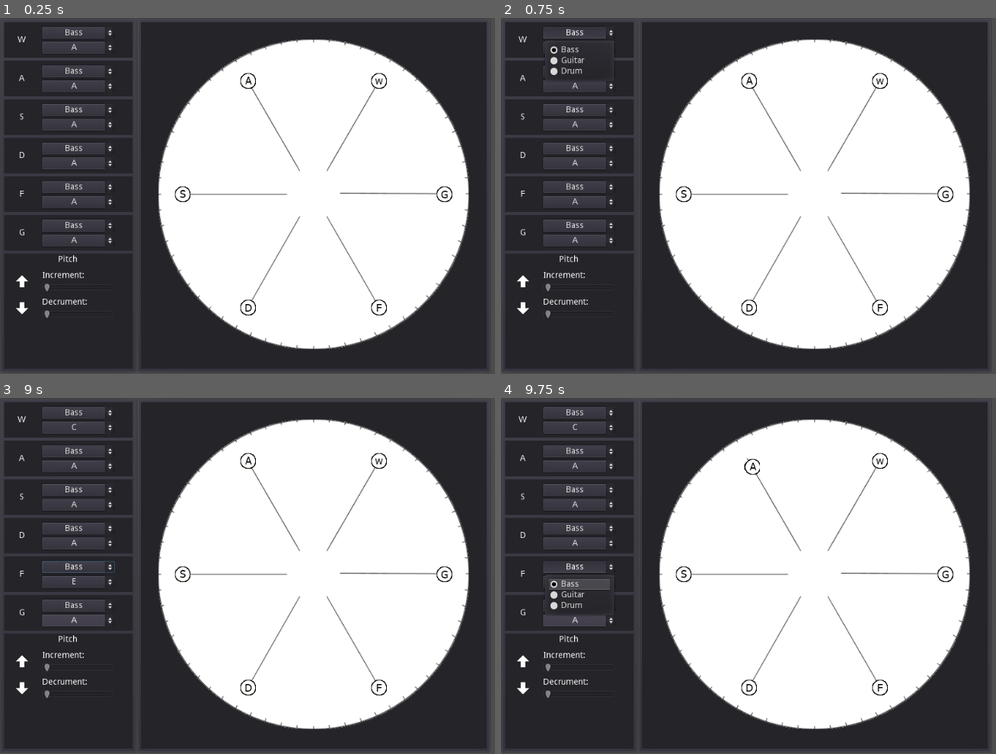
Above: before the commit, frames 1-4 (two rows, left to right).
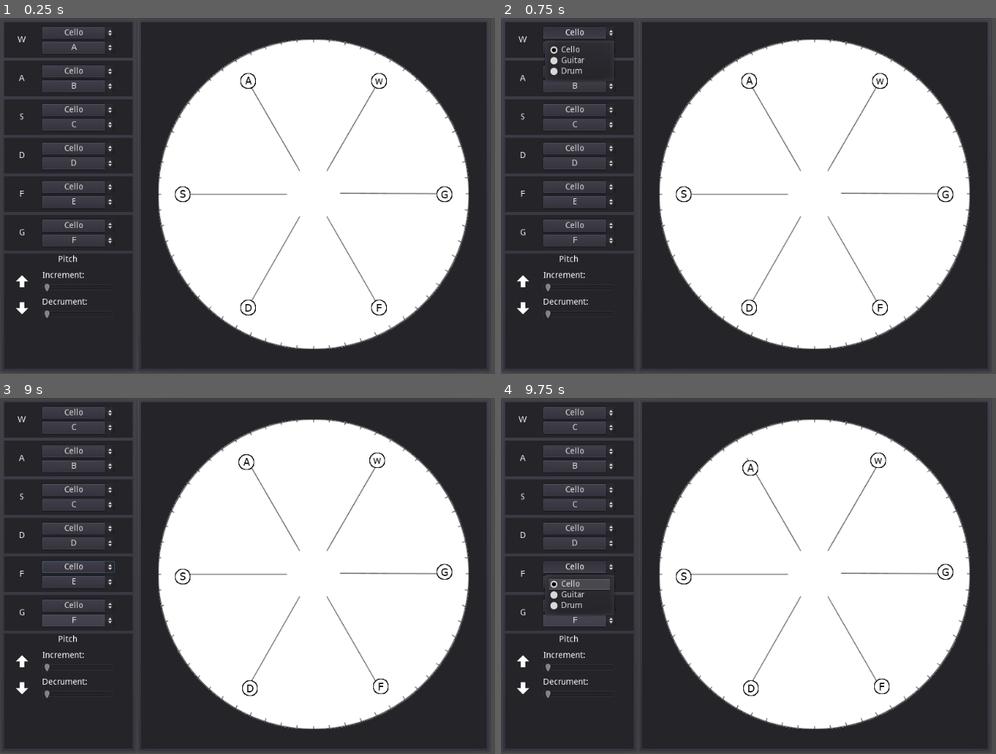
Above: after the commit, the same moments.

Repository: elijahsantiago/meet-your-makey
Game: Godot game, scene res://Main Scene.tscn
Two runs of this game, one before a commit and one after it. Both use one fixed random seed, a clock stepped at 60 frames per second and the inputs below.
Inputs (mouse positions are in pixels of both pictures, inside the frame that each line leads up to):
- Up to frame 1 (0.25 s): no input
- Up to frame 2 (0.75 s): click (580, 32) at 0.5 s, where only the run before the commit has a clickable "Bass"
- Up to frame 3 (9 s): click (79, 412) at 1.25 s, where only the run after the commit has a clickable "Cello"; click "A" at 2 s; click (79, 465) at 2.75 s, where only the run after the commit has a clickable "B"; click "C" at 3.5 s; click (79, 543) at 4.25 s, where only the run after the commit has a clickable "D"; click (79, 583) at 5 s, where only the run after the commit has a clickable "E"; click (79, 622) at 5.75 s, where only the run after the commit has a clickable "F"; tap Enter at 6.5 s; hold D 6.53-7.28 s; tap F at 6.6, 8.1 s; hold Down 7.28-8.03 s; tap G at 7.35, 8.85 s; tap Space at 8 s; hold D 8.03-8.78 s; hold Up from 8.78 s (still down)
- Up to frame 4 (9.75 s): tap Enter at 9.5 s; release Up at 9.53 s; hold A from 9.53 s (still down); tap F at 9.6 s

The runs differ from the first frame. In frame 1, 0.3% of the frame differs, in the area x 13-17%, y 2-64%; in frame 2, 0.3%; in frame 3, 0.9%, in the area x 13-92%, y 2-84%; in frame 4, 0.9%.

Commit message:
Updated UI Panel

Diff:
--- a/Godot Synthetic/Project/AudioManager.gd
+++ b/Godot Synthetic/Project/AudioManager.gd
@@ -14,9 +14,20 @@
 onready var key_f = get_tree().get_root().get_node("Root Node/PanelContainer/Panel/Circle Background/Center/F Key");
 onready var key_g = get_tree().get_root().get_node("Root Node/PanelContainer/Panel/Circle Background/Center/G Key");
 
+onready var rotation_node = get_tree().get_root().get_node("Root Node/PanelContainer/Panel/Circle Background/Center");
+
 
 func _input(event):
 	if event is InputEventKey:
+		if event.is_pressed() == true and event.scancode == KEY_UP and not event.echo:
+			if rotation_node.rotation_range < 60:
+				rotation_node.rotation_range += 1;
+
+		if event.is_pressed() == true and event.scancode == KEY_DOWN and not event.echo:
+			if rotation_node.rotation_range > 0:
+				rotation_node.rotation_range -= 1;
+
+
 		if event.is_pressed() == true and event.scancode == KEY_W and not event.echo:
 			key_w.isPressed = true
 			audio_w.play()
--- /dev/null
+++ b/Godot Synthetic/Project/Input Panel.gd
@@ -0,0 +1,19 @@
+extends Panel
+
+onready var instrument_node = get_node("HBoxContainer/MarginContainer/VBoxContainer/OptionButton")
+onready var note_node = get_node("HBoxContainer/MarginContainer/VBoxContainer/OptionButton2")
+
+var instrument
+var note
+var soundFile
+
+# Called when the node enters the scene tree for the first time.
+func _ready():
+	instrument_node.connect("item_selected", self, "_set_value")
+	note_node.connect("item_selected", self, "_set_value")
+	pass
+
+func _set_value(param):
+	instrument = instrument_node.text
+	note = note_node.text
+	soundFile = instrument + note + ".wav"
--- a/Godot Synthetic/Project/UI Panel.tscn
+++ b/Godot Synthetic/Project/UI Panel.tscn
@@ -1,9 +1,11 @@
-[gd_scene load_steps=3 format=2]
-
-[ext_resource path="res://Images/UpArrow.png" type="Texture" id=1]
-[ext_resource path="res://Images/DownArrow.png" type="Texture" id=2]
+[gd_scene load_steps=4 format=2]
+
+[ext_resource path="res://Input Panel.gd" type="Script" id=1]
+[ext_resource path="res://Images/UpArrow.png" type="Texture" id=2]
+[ext_resource path="res://Images/DownArrow.png" type="Texture" id=3]
 
 [node name="Control" type="Control"]
+editor/display_folded = true
 anchor_right = 1.0
 anchor_bottom = 1.0
 margin_left = -2.84399
@@ -12,7 +14,6 @@
 margin_bottom = -1.70642
 
 [node name="Musical Container" type="PanelContainer" parent="."]
-editor/display_folded = true
 margin_left = 2.84399
 margin_top = 2.0
 margin_right = 232.844
@@ -32,6 +33,7 @@
 margin_bottom = 60.0
 rect_min_size = Vector2( 0, 60 )
 size_flags_horizontal = 3
+script = ExtResource( 1 )
 
 [node name="HBoxContainer" type="HBoxContainer" parent="Musical Container/VBoxContainer/W Input Panel"]
 margin_right = 216.0
@@ -78,9 +80,9 @@
 margin_bottom = 28.0
 grow_horizontal = 0
 grow_vertical = 0
-text = "Bass"
-align = 1
-items = [ "Bass", null, false, -1, null, "Guitar", null, false, -1, null, "Drum", null, false, -1, null ]
+text = "Cello"
+align = 1
+items = [ "Cello", null, false, -1, null, "Guitar", null, false, -1, null, "Drum", null, false, -1, null ]
 selected = 0
 
 [node name="OptionButton2" type="OptionButton" parent="Musical Container/VBoxContainer/W Input Panel/HBoxContainer/MarginContainer/VBoxContainer"]
@@ -99,6 +101,7 @@
 margin_bottom = 125.0
 rect_min_size = Vector2( 0, 60 )
 size_flags_horizontal = 3
+script = ExtResource( 1 )
 
 [node name="HBoxContainer" type="HBoxContainer" parent="Musical Container/VBoxContainer/A Input Panel"]
 margin_right = 216.0
@@ -123,7 +126,6 @@
 valign = 1
 
 [node name="MarginContainer" type="MarginContainer" parent="Musical Container/VBoxContainer/A Input Panel/HBoxContainer"]
-editor/display_folded = true
 margin_left = 64.0
 margin_right = 216.0
 margin_bottom = 61.0
@@ -145,19 +147,19 @@
 margin_bottom = 28.0
 grow_horizontal = 0
 grow_vertical = 0
-text = "Bass"
-align = 1
-items = [ "Bass", null, false, -1, null, "Guitar", null, false, -1, null, "Drum", null, false, -1, null ]
+text = "Cello"
+align = 1
+items = [ "Cello", null, false, -1, null, "Guitar", null, false, -1, null, "Drum", null, false, -1, null ]
 selected = 0
 
 [node name="OptionButton2" type="OptionButton" parent="Musical Container/VBoxContainer/A Input Panel/HBoxContainer/MarginContainer/VBoxContainer"]
 margin_top = 33.0
 margin_right = 122.0
 margin_bottom = 53.0
-text = "A"
+text = "B"
 align = 1
 items = [ "A", null, false, -1, null, "B", null, false, -1, null, "C", null, false, -1, null, "D", null, false, -1, null, "E", null, false, -1, null, "F", null, false, -1, null, "G", null, false, -1, null ]
-selected = 0
+selected = 1
 
 [node name="S Input Panel" type="Panel" parent="Musical Container/VBoxContainer"]
 editor/display_folded = true
@@ -166,6 +168,7 @@
 margin_bottom = 190.0
 rect_min_size = Vector2( 0, 60 )
 size_flags_horizontal = 3
+script = ExtResource( 1 )
 
 [node name="HBoxContainer" type="HBoxContainer" parent="Musical Container/VBoxContainer/S Input Panel"]
 margin_right = 216.0
@@ -190,7 +193,6 @@
 valign = 1
 
 [node name="MarginContainer" type="MarginContainer" parent="Musical Container/VBoxContainer/S Input Panel/HBoxContainer"]
-editor/display_folded = true
 margin_left = 64.0
 margin_right = 216.0
 margin_bottom = 61.0
@@ -212,19 +214,19 @@
 margin_bottom = 28.0
 grow_horizontal = 0
 grow_vertical = 0
-text = "Bass"
-align = 1
-items = [ "Bass", null, false, -1, null, "Guitar", null, false, -1, null, "Drum", null, false, -1, null ]
+text = "Cello"
+align = 1
+items = [ "Cello", null, false, -1, null, "Guitar", null, false, -1, null, "Drum", null, false, -1, null ]
 selected = 0
 
 [node name="OptionButton2" type="OptionButton" parent="Musical Container/VBoxContainer/S Input Panel/HBoxContainer/MarginContainer/VBoxContainer"]
 margin_top = 33.0
 margin_right = 122.0
 margin_bottom = 53.0
-text = "A"
+text = "C"
 align = 1
 items = [ "A", null, false, -1, null, "B", null, false, -1, null, "C", null, false, -1, null, "D", null, false, -1, null, "E", null, false, -1, null, "F", null, false, -1, null, "G", null, false, -1, null ]
-selected = 0
+selected = 2
 
 [node name="D Input Panel" type="Panel" parent="Musical Container/VBoxContainer"]
 editor/display_folded = true
@@ -233,6 +235,7 @@
 margin_bottom = 255.0
 rect_min_size = Vector2( 0, 60 )
 size_flags_horizontal = 3
+script = ExtResource( 1 )
 
 [node name="HBoxContainer" type="HBoxContainer" parent="Musical Container/VBoxContainer/D Input Panel"]
 margin_right = 216.0
@@ -257,7 +260,6 @@
 valign = 1
 
 [node name="MarginContainer" type="MarginContainer" parent="Musical Container/VBoxContainer/D Input Panel/HBoxContainer"]
-editor/display_folded = true
 margin_left = 64.0
 margin_right = 216.0
 margin_bottom = 61.0
@@ -279,19 +281,19 @@
 margin_bottom = 28.0
 grow_horizontal = 0
 grow_vertical = 0
-text = "Bass"
-align = 1
-items = [ "Bass", null, false, -1, null, "Guitar", null, false, -1, null, "Drum", null, false, -1, null ]
+text = "Cello"
+align = 1
+items = [ "Cello", null, false, -1, null, "Guitar", null, false, -1, null, "Drum", null, false, -1, null ]
 selected = 0
 
 [node name="OptionButton2" type="OptionButton" parent="Musical Container/VBoxContainer/D Input Panel/HBoxContainer/MarginContainer/VBoxContainer"]
 margin_top = 33.0
 margin_right = 122.0
 margin_bottom = 53.0
-text = "A"
+text = "D"
 align = 1
 items = [ "A", null, false, -1, null, "B", null, false, -1, null, "C", null, false, -1, null, "D", null, false, -1, null, "E", null, false, -1, null, "F", null, false, -1, null, "G", null, false, -1, null ]
-selected = 0
+selected = 3
 
 [node name="F Input Panel" type="Panel" parent="Musical Container/VBoxContainer"]
 editor/display_folded = true
@@ -300,6 +302,7 @@
 margin_bottom = 320.0
 rect_min_size = Vector2( 0, 60 )
 size_flags_horizontal = 3
+script = ExtResource( 1 )
 
 [node name="HBoxContainer" type="HBoxContainer" parent="Musical Container/VBoxContainer/F Input Panel"]
 margin_right = 216.0
@@ -324,7 +327,6 @@
 valign = 1
 
 [node name="MarginContainer" type="MarginContainer" parent="Musical Container/VBoxContainer/F Input Panel/HBoxContainer"]
-editor/display_folded = true
 margin_left = 64.0
 margin_right = 216.0
 margin_bottom = 61.0
@@ -346,26 +348,28 @@
 margin_bottom = 28.0
 grow_horizontal = 0
 grow_vertical = 0
-text = "Bass"
-align = 1
-items = [ "Bass", null, false, -1, null, "Guitar", null, false, -1, null, "Drum", null, false, -1, null ]
+text = "Cello"
+align = 1
+items = [ "Cello", null, false, -1, null, "Guitar", null, false, -1, null, "Drum", null, false, -1, null ]
 selected = 0
 
 [node name="OptionButton2" type="OptionButton" parent="Musical Container/VBoxContainer/F Input Panel/HBoxContainer/MarginContainer/VBoxContainer"]
 margin_top = 33.0
 margin_right = 122.0
 margin_bottom = 53.0
-text = "A"
+text = "E"
 align = 1
 items = [ "A", null, false, -1, null, "B", null, false, -1, null, "C", null, false, -1, null, "D", null, false, -1, null, "E", null, false, -1, null, "F", null, false, -1, null, "G", null, false, -1, null ]
-selected = 0
+selected = 4
 
 [node name="G Input Panel" type="Panel" parent="Musical Container/VBoxContainer"]
+editor/display_folded = true
 margin_top = 325.0
 margin_right = 216.0
 margin_bottom = 385.0
 rect_min_size = Vector2( 0, 60 )
 size_flags_horizontal = 3
+script = ExtResource( 1 )
 
 [node name="HBoxContainer" type="HBoxContainer" parent="Musical Container/VBoxContainer/G Input Panel"]
 margin_right = 216.0
@@ -390,7 +394,6 @@
 valign = 1
 
 [node name="MarginContainer" type="MarginContainer" parent="Musical Container/VBoxContainer/G Input Panel/HBoxContainer"]
-editor/display_folded = true
 margin_left = 64.0
 margin_right = 216.0
 margin_bottom = 61.0
@@ -412,21 +415,22 @@
 margin_bottom = 28.0
 grow_horizontal = 0
 grow_vertical = 0
-text = "Bass"
-align = 1
-items = [ "Bass", null, false, -1, null, "Guitar", null, false, -1, null, "Drum", null, false, -1, null ]
+text = "Cello"
+align = 1
+items = [ "Cello", null, false, -1, null, "Guitar", null, false, -1, null, "Drum", null, false, -1, null ]
 selected = 0
 
 [node name="OptionButton2" type="OptionButton" parent="Musical Container/VBoxContainer/G Input Panel/HBoxContainer/MarginContainer/VBoxContainer"]
 margin_top = 33.0
 margin_right = 122.0
 margin_bottom = 53.0
-text = "A"
+text = "F"
 align = 1
 items = [ "A", null, false, -1, null, "B", null, false, -1, null, "C", null, false, -1, null, "D", null, false, -1, null, "E", null, false, -1, null, "F", null, false, -1, null, "G", null, false, -1, null ]
-selected = 0
+selected = 5
 
 [node name="Pitch Panel" type="Panel" parent="Musical Container/VBoxContainer"]
+editor/display_folded = true
 margin_top = 390.0
 margin_right = 216.0
 margin_bottom = 584.0
@@ -466,53 +470,6 @@
 size_flags_vertical = 3
 
 [node name="TextureRect" type="TextureRect" parent="Musical Container/VBoxContainer/Pitch Panel/VBoxContainer/HBoxContainer2/CenterContainer"]
-margin_left = 20.0
-margin_top = 7.0
-margin_right = 40.0
-margin_bottom = 27.0
-rect_min_size = Vector2( 20, 20 )
-texture = ExtResource( 1 )
-expand = true
-
-[node name="MarginContainer" type="MarginContainer" parent="Musical Container/VBoxContainer/Pitch Panel/VBoxContainer/HBoxContainer2"]
-margin_left = 64.0
-margin_right = 214.0
-margin_bottom = 35.0
-size_flags_horizontal = 3
-custom_constants/margin_right = 30
-custom_constants/margin_left = 0
-
-[node name="VBoxContainer" type="VBoxContainer" parent="Musical Container/VBoxContainer/Pitch Panel/VBoxContainer/HBoxContainer2/MarginContainer"]
-margin_right = 120.0
-margin_bottom = 35.0
-size_flags_horizontal = 3
-size_flags_vertical = 3
-custom_constants/separation = 5
-alignment = 1
-
-[node name="Label" type="Label" parent="Musical Container/VBoxContainer/Pitch Panel/VBoxContainer/HBoxContainer2/MarginContainer/VBoxContainer"]
-margin_right = 120.0
-margin_bottom = 14.0
-text = "Increment:"
-
-[node name="HSlider" type="HSlider" parent="Musical Container/VBoxContainer/Pitch Panel/VBoxContainer/HBoxContainer2/MarginContainer/VBoxContainer"]
-margin_top = 19.0
-margin_right = 120.0
-margin_bottom = 35.0
-
-[node name="HBoxContainer3" type="HBoxContainer" parent="Musical Container/VBoxContainer/Pitch Panel/VBoxContainer"]
-margin_top = 75.0
-margin_right = 214.0
-margin_bottom = 110.0
-size_flags_horizontal = 3
-
-[node name="CenterContainer" type="CenterContainer" parent="Musical Container/VBoxContainer/Pitch Panel/VBoxContainer/HBoxContainer3"]
-margin_right = 60.0
-margin_bottom = 35.0
-rect_min_size = Vector2( 60, 0 )
-size_flags_vertical = 3
-
-[node name="TextureRect" type="TextureRect" parent="Musical Container/VBoxContainer/Pitch Panel/VBoxContainer/HBoxContainer3/CenterContainer"]
 margin_left = 20.0
 margin_top = 7.0
 margin_right = 40.0
@@ -521,6 +478,53 @@
 texture = ExtResource( 2 )
 expand = true
 
+[node name="MarginContainer" type="MarginContainer" parent="Musical Container/VBoxContainer/Pitch Panel/VBoxContainer/HBoxContainer2"]
+margin_left = 64.0
+margin_right = 214.0
+margin_bottom = 35.0
+size_flags_horizontal = 3
+custom_constants/margin_right = 30
+custom_constants/margin_left = 0
+
+[node name="VBoxContainer" type="VBoxContainer" parent="Musical Container/VBoxContainer/Pitch Panel/VBoxContainer/HBoxContainer2/MarginContainer"]
+margin_right = 120.0
+margin_bottom = 35.0
+size_flags_horizontal = 3
+size_flags_vertical = 3
+custom_constants/separation = 5
+alignment = 1
+
+[node name="Label" type="Label" parent="Musical Container/VBoxContainer/Pitch Panel/VBoxContainer/HBoxContainer2/MarginContainer/VBoxContainer"]
+margin_right = 120.0
+margin_bottom = 14.0
+text = "Increment:"
+
+[node name="HSlider" type="HSlider" parent="Musical Container/VBoxContainer/Pitch Panel/VBoxContainer/HBoxContainer2/MarginContainer/VBoxContainer"]
+margin_top = 19.0
+margin_right = 120.0
+margin_bottom = 35.0
+
+[node name="HBoxContainer3" type="HBoxContainer" parent="Musical Container/VBoxContainer/Pitch Panel/VBoxContainer"]
+margin_top = 75.0
+margin_right = 214.0
+margin_bottom = 110.0
+size_flags_horizontal = 3
+
+[node name="CenterContainer" type="CenterContainer" parent="Musical Container/VBoxContainer/Pitch Panel/VBoxContainer/HBoxContainer3"]
+margin_right = 60.0
+margin_bottom = 35.0
+rect_min_size = Vector2( 60, 0 )
+size_flags_vertical = 3
+
+[node name="TextureRect" type="TextureRect" parent="Musical Container/VBoxContainer/Pitch Panel/VBoxContainer/HBoxContainer3/CenterContainer"]
+margin_left = 20.0
+margin_top = 7.0
+margin_right = 40.0
+margin_bottom = 27.0
+rect_min_size = Vector2( 20, 20 )
+texture = ExtResource( 3 )
+expand = true
+
 [node name="MarginContainer" type="MarginContainer" parent="Musical Container/VBoxContainer/Pitch Panel/VBoxContainer/HBoxContainer3"]
 margin_left = 64.0
 margin_right = 214.0
